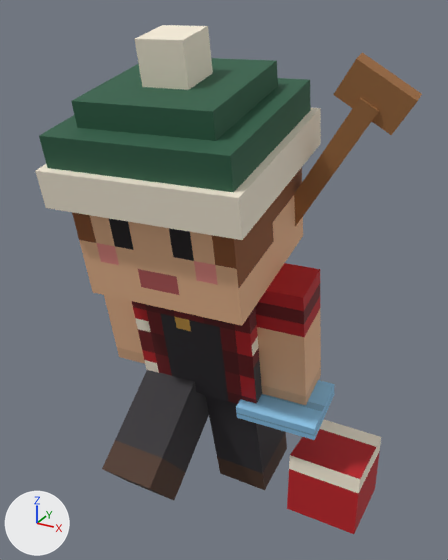
A saved change to the glTF model cafe-chaos/game/public/models/barista-birch.glb.
One viewpoint serves both versions: a 50 mm camera at (0.0494, -0.0869, 0.0862) aimed at (0.0039, -0.0042, 0.0449). Every picture has the same lights, and +X, +Y and +Z are marked at lower left. The first picture is the older version. Both versions are drawn at frame 1 of the action 'CarryUp'; the numbers are the values there.

The first picture shows 'Arm-L', 'Arm-R', 'Body', 'Bucket', 'Cloth', 'Head', 'Leg-L', 'Leg-R', 'Shovel', 'Toque'.
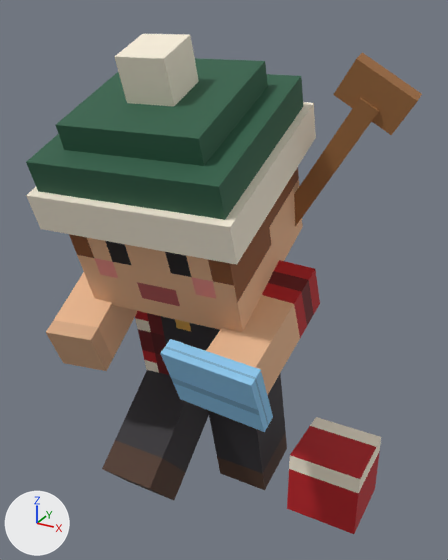
What changed in the scene script:
```text
Change ob_arm_l:
    ob_arm_l.rotation_euler: (0.0, 0.0, 0.0) -> (-1.361, 0.0, 0.105)  # degrees (0, 0, 0) -> degrees (-78, 0, 6)
Change ob_arm_r:
    ob_arm_r.rotation_euler: (0.0, 0.0, 0.0) -> (-1.361, 0.0, -0.105)  # degrees (0, 0, 0) -> degrees (-78, 0, -6)
Change ob_head:
    ob_head.rotation_euler: (0.0, 0.0, 0.0) -> (0.14, 0.0, 0.0)  # degrees (0, 0, 0) -> degrees (8, 0, 0)
```

What differs and where, as boxes [x1, y1, x2, y2] in the pictures (448 x 560 px):
'Toque', turned: before [35, 25, 321, 240]; after [26, 34, 316, 265]
'Head', turned: before [72, 167, 303, 326]; after [69, 167, 303, 332]
'Arm-R', turned: before [255, 263, 321, 405]; after [206, 260, 320, 395]
'Cloth', turned: before [236, 380, 335, 440]; after [160, 339, 273, 432]
'Arm-L', turned: before [104, 295, 145, 364]; after [46, 272, 137, 371]
'Body', unchanged, covered by the edit: before [132, 301, 262, 404]; after [135, 311, 220, 375]
